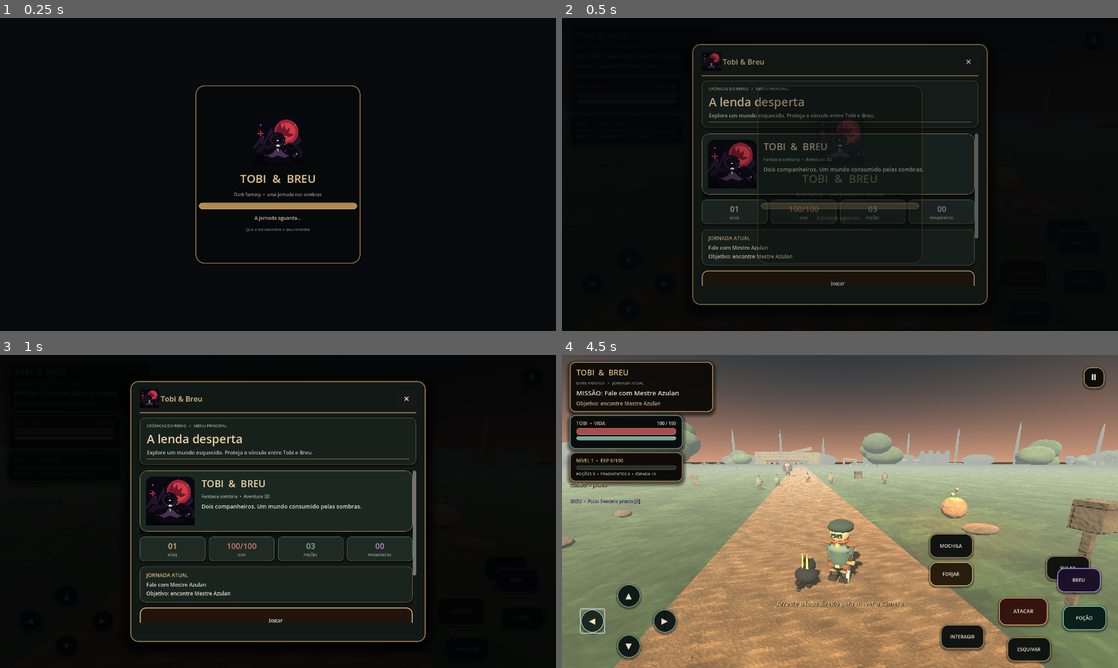
Above: before the commit, frames 1-4 (two rows, left to right).
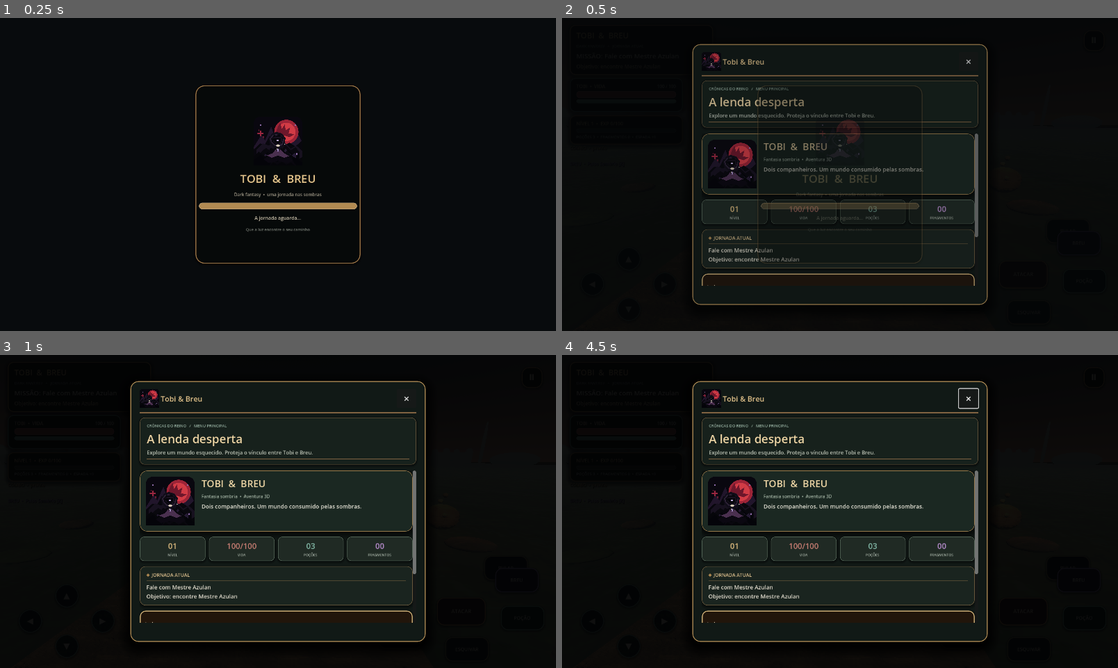
Above: after the commit, the same moments.

Repository: REALMLIFE-design/dark-fantasia-tobi-e-breu-
Game: Godot game, scene res://scenes/main.tscn
Two runs of this game, one before a commit and one after it. Both use one fixed random seed, a clock stepped at 60 frames per second and the inputs below.
Inputs (mouse positions are in pixels of both pictures, inside the frame that each line leads up to):
- Up to frame 1 (0.25 s): no input
- Up to frame 2 (0.5 s): no input
- Up to frame 3 (1 s): click "Jogar" (after the commit: "✦ Jogar ›") at 0.5 s
- Up to frame 4 (4.5 s): click "Jogar" (after the commit: "✦ Jogar ›") at 1.25 s; click (628, 596) at 2 s, where only the run before the commit has a clickable "▲"; click (967, 398) at 2.75 s, where only the run after the commit has a clickable "×"; click (628, 646) at 3.5 s, where only the run before the commit has a clickable "▼"; click (595, 621) at 4.25 s, where only the run before the commit has a clickable "◀"

Frame 1 is identical in both runs. In frame 2, 1.2% of the frame differs, in the area x 25-75%, y 69-86%; in frame 3, 1.2%; in frame 4, 91%, in the area x 0-100%, y 0-100%.

Commit message:
Polish menu controls and layered information cards

Diff:
--- a/scripts/world.gd
+++ b/scripts/world.gd
@@ -2075,10 +2075,13 @@
 
 func _menu_add_button(parent: Control, caption: String, callback: Callable, primary := false) -> Button:
 	var button := Button.new()
-	button.text = caption
-	button.custom_minimum_size = Vector2(0, 58)
+	button.text = ("✦  " if primary else "◇  ") + caption + "     ›"
+	button.alignment = HORIZONTAL_ALIGNMENT_LEFT
+	button.custom_minimum_size = Vector2(0, 62 if primary else 56)
 	button.size_flags_horizontal = Control.SIZE_EXPAND_FILL
-	button.add_theme_font_size_override("font_size", 13 if primary else 11)
+	button.add_theme_font_size_override("font_size", 14 if primary else 12)
+	button.add_theme_color_override("font_color", Color("f0dfbf") if primary else Color("c5cfc2"))
+	button.add_theme_color_override("font_hover_color", Color("fff0cf"))
 	var fill := Color(0.13, 0.085, 0.045, 0.99) if primary else Color(0.055, 0.075, 0.067, 0.98)
 	var edge := Color("d8b77c") if primary else Color("8c7956")
 	var normal_style := _hud_button_style(fill, edge, 13)
@@ -2109,16 +2112,29 @@
 	var box := VBoxContainer.new()
 	box.add_theme_constant_override("separation", 5)
 	card.add_child(box)
+	var heading_row := HBoxContainer.new()
+	box.add_child(heading_row)
+	var marker := Label.new()
+	marker.text = "◆"
+	marker.add_theme_font_size_override("font_size", 10)
+	marker.add_theme_color_override("font_color", Color("b18a52"))
+	heading_row.add_child(marker)
 	var title := Label.new()
 	title.text = heading
-	title.add_theme_font_size_override("font_size", 12)
-	title.add_theme_color_override("font_color", Color("d8b77c"))
-	box.add_child(title)
+	title.size_flags_horizontal = Control.SIZE_EXPAND_FILL
+	title.add_theme_font_size_override("font_size", 11)
+	title.add_theme_color_override("font_color", Color("dfc18e"))
+	heading_row.add_child(title)
+	var rule := ColorRect.new()
+	rule.custom_minimum_size = Vector2(0, 1)
+	rule.color = Color(0.48, 0.39, 0.25, 0.55)
+	box.add_child(rule)
 	var detail := Label.new()
 	detail.text = body
 	detail.autowrap_mode = TextServer.AUTOWRAP_WORD_SMART
-	detail.add_theme_font_size_override("font_size", 12)
+	detail.add_theme_font_size_override("font_size", 13)
 	detail.add_theme_color_override("font_color", Color("e5dfd0"))
+	detail.add_theme_constant_override("line_spacing", 3)
 	box.add_child(detail)
 
 
